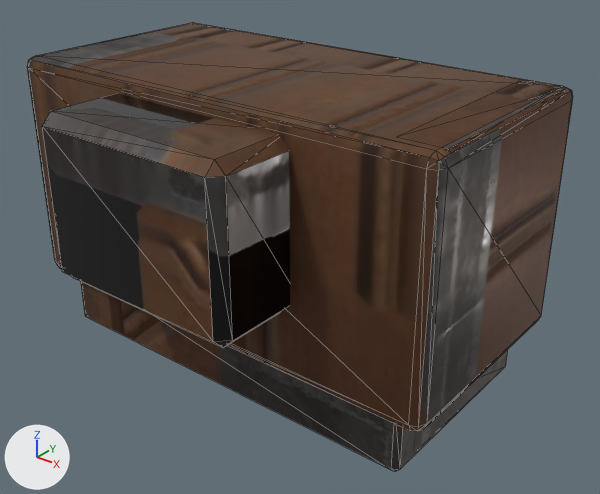
The glTF model assets/models/attachments/optic/tallow_holo.glb, before and after one commit.
Rendered twice from a camera (50 mm lens) standing at (0.0935, -0.1119, 0.0934) and looking at (0.0071, -0.0039, 0.0264). Lighting does not change. The marker at lower left points along +X, +Y and +Z. The first picture is the older version. Mesh edges are drawn as thin lines. Where no turn or scale is listed for an object, it has been applied to the vertices. Vertices at exactly the same position are counted once.
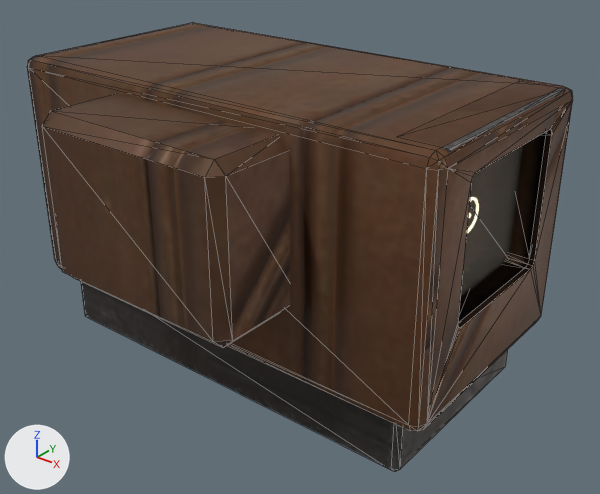
Pixel boxes [x1, y1, x2, y2] of what changed, in the pictures (600 x 494 px):
```json
{"object": "Lens", "change": "added", "after": [460, 145, 523, 297]}
{"part": 1, "of": "me_mesh", "change": "cut back", "before": [427, 89, 573, 423], "after": [427, 89, 573, 423]}
{"part": 2, "of": "me_mesh", "change": "surface changed", "before": [31, 25, 567, 471], "after": [31, 25, 567, 471]}
```

The change, as JSON lines over the scene's bpy script:
```json
{"op": "add", "block": "mat_tallow_lens", "code": ["mat_tallow_lens = principled_material('Tallow_Lens')", "mat_tallow_lens.base_color = (0.93, 0.86, 0.74)  # pale yellow #f7efdf", "mat_tallow_lens.roughness = 0.05", "mat_tallow_lens.alpha = 0.07"]}
{"block": "me_mesh", "where": "# used by ob_mesh; location = (0.0, 0.0, 0.0)"}
{"op": "remove", "block": "me_mesh", "code": "me_mesh.from_pydata(...)  # 112 vertices, 208 faces; spans x -0.045..0.045, y -0.038..0.0225, z 0.001..0.0575"}
{"op": "add", "block": "me_mesh", "code": "me_mesh.from_pydata(...)  # 160 vertices, 312 faces; spans x -0.045..0.045, y -0.038..0.0225, z 0.001..0.0575"}
{"block": "me_mesh", "change": "me_mesh part 1"}
{"block": "me_mesh", "change": "8 faces are deleted"}
{"block": "me_mesh", "change": "24 vertices are added at x -0.045..0.036, y -0.0135..0.0135, z 0.0275..0.0525"}
{"block": "me_mesh", "change": "12 new vertices lie (0.09, 0.0, 0.0) away from vertices in x -0.045, y -0.0135..0.0135, z 0.0275..0.0525"}
{"block": "me_mesh", "change": "12 new vertices lie (0.008, 0.0, 0.0) away from vertices in x 0.036, y -0.0135..0.0135, z 0.0275..0.0525"}
{"block": "me_mesh", "change": "112 new faces join them"}
{"block": "me_mesh", "change": "me_mesh part 2: 198 kept faces spanning x -0.045..0.045, y -0.038..0.0225, z 0.001..0.0575 get new texture (UV) coordinates"}
{"op": "add", "block": "me_lens", "code": ["me_lens = bpy.data.meshes.new('Lens')", "me_lens.from_pydata(...)  # a box spanning x 0.0397..0.0403, y -0.0142..0.0142, z 0.0267..0.0532", "me_lens.materials.append(mat_tallow_lens)  # pale yellow #f7efdf"]}
{"op": "add", "block": "ob_lens", "code": ["ob_lens = bpy.data.objects.new('Lens', me_lens)", "ob_lens.location = (0.0, 0.0, 0.0)"]}
```
